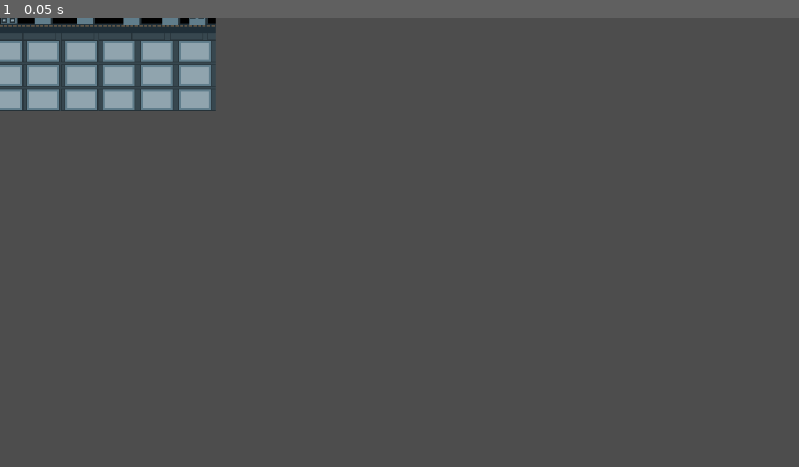
Above: before the commit, frame 1.
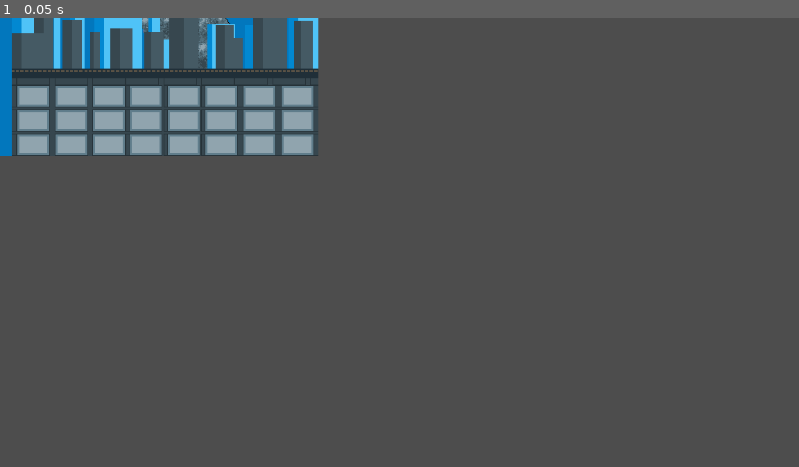
Above: after the commit, the same moment.

Repository: Tender-Bytes/PirateJam14v2
Game: Godot game, scene res://Scenes/World_Scene/World.tscn
Two runs of this game, one before a commit and one after it. Both use one fixed random seed, a clock stepped at 60 frames per second and the inputs below. The project has no main scene, so this scene is started directly.
Inputs:
- Up to frame 1 (0.05 s): no input

The runs differ from the first frame. In frame 1, 9.3% of the frame differs, in the area x 0-40%, y 0-31%.

Commit message:
Additions to assets
GUI World and Character.

Diff:
--- a/Scenes/World_Scene/World.tscn
+++ b/Scenes/World_Scene/World.tscn
@@ -5,5 +5,5 @@
 [node name="World" type="Node2D"]
 
 [node name="WorldTest" type="Sprite2D" parent="."]
-position = Vector2(26, -26)
+position = Vector2(174, 39)
 texture = ExtResource("1_hy0pp")
Binary file added: Entity_Spr/Character_Spr/character.png
Not shown, added: Entity_Spr/Character_Spr/character.png.import
Binary file added: GUI/buttons.png
Not shown, added: GUI/buttons.png.import
Binary file changed: World/World_Test.png
